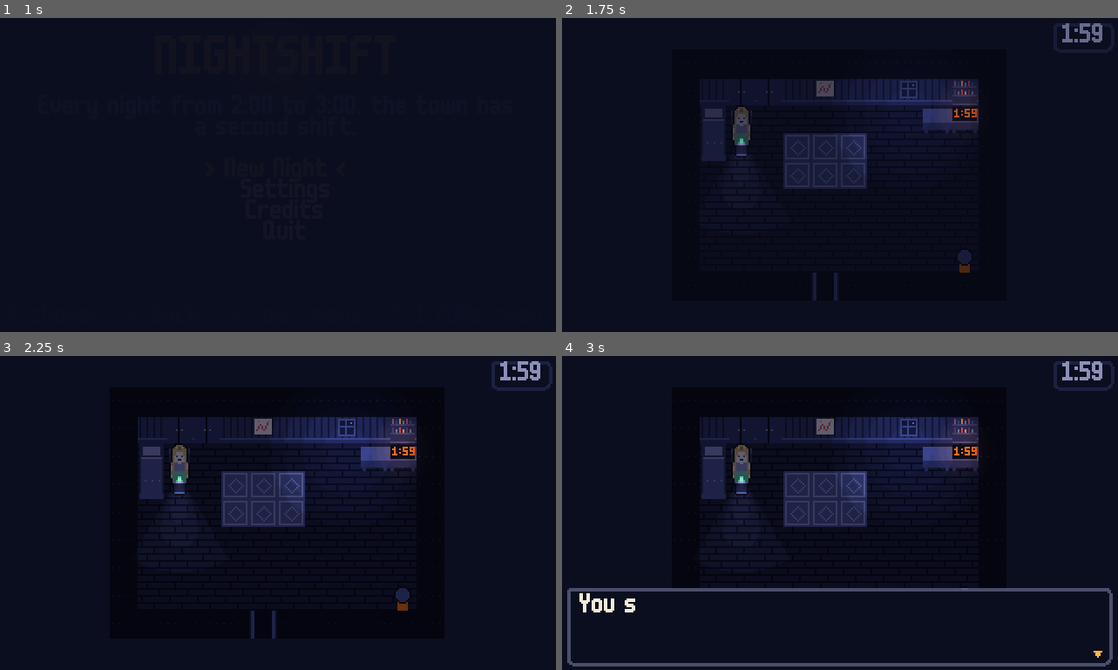
Above: before the commit, frames 1-4 (two rows, left to right).
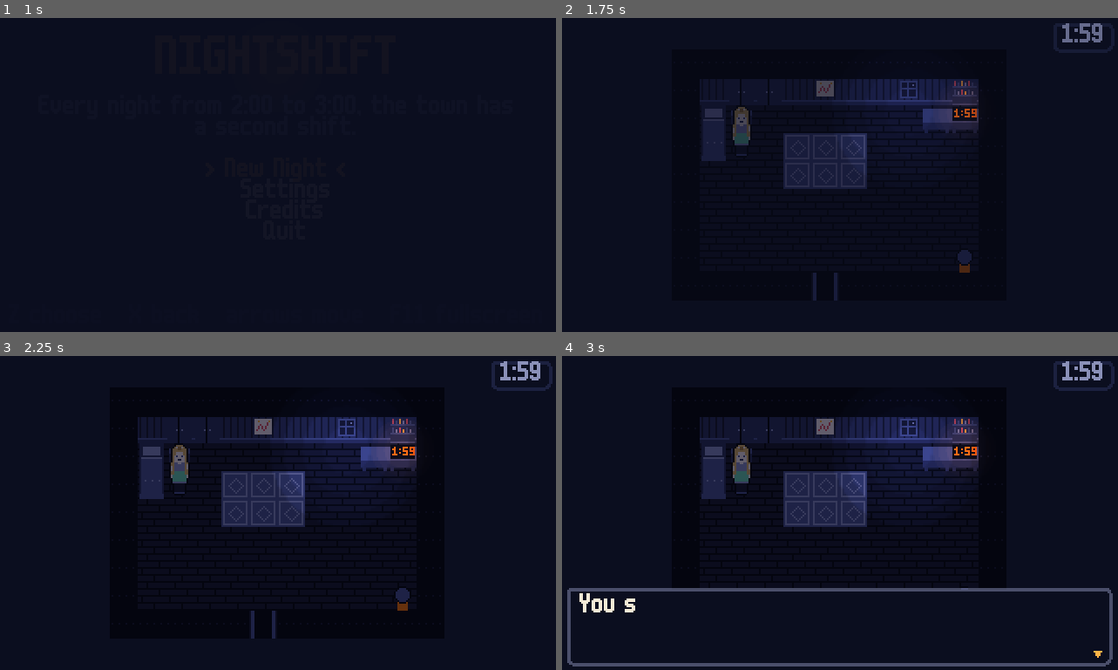
Above: after the commit, the same moments.

Repository: bryanwoods/nightshift
Game: Godot game, scene res://src/ui/title_screen.tscn
The game is run twice, just before and just after one commit, with the same random seed, the same clock (stepped at 60 frames per second) and the same inputs.
Inputs (mouse positions are in pixels of both pictures, inside the frame that each line leads up to):
- Up to frame 1 (1 s): tap Enter at 0.5 s; move the mouse to (400, 159) at 0.52 s; hold Right (move_right) from 0.53 s (still down); hold Z (confirm) from 0.53 s (still down); click (400, 159) at 0.67 s; tap Space at 0.77 s
- Up to frame 2 (1.75 s): move the mouse to (728, 190) at 1.27 s; release Right (move_right) at 1.28 s; release Z (confirm) at 1.28 s; hold Down (move_down) from 1.28 s (still down); tap R (rewind) at 1.35 s; tap Space at 1.52 s
- Up to frame 3 (2.25 s): move the mouse to (333, 443) at 2.02 s; release Down (move_down) at 2.03 s; hold Right (move_right) from 2.03 s (still down); tap Enter at 2.1 s
- Up to frame 4 (3 s): tap Z (confirm) at 2.75 s; move the mouse to (812, 575) at 2.77 s; release Right (move_right) at 2.78 s; hold Up (move_up) from 2.78 s (still down); tap Shift at 2.85 s; click (812, 575) at 2.92 s

Frame 1 is identical in both runs. In frame 2, less than 0.1% of the frame differs, in the area x 31-34%, y 38-45%; in frame 3, 0.2%, in the area x 30-34%, y 38-54%; in frame 4, 0.2%.

Commit message:
Hide an alley behind a wall that only the flashlight opens
The town had nothing to find. The design asks for one secret that a
player who never uses the flashlight never sees.

A room entity of type false_wall sits on a wall tile. In the dark it
is that wall and it is solid. Inside the flashlight beam, 56 px and 60
degrees as the cone texture draws it, the room swaps in its gap tile,
which is walkable, and walking in works like a door. It stays open
while Tadzio stands in it. There is no label and no marker. The
flashlight now starts off every night, and the bedroom names its key
once.

Behind a false wall on Main Street is alley_1: a dead end with a lamp
that lights without Wick, and the one with no job, which shows no
name tag in the fight (name_tag false). It has 24 Patience, three
patterns with a dark one, and 15 hours. Its Help steps are three
questions it asks, and any answer counts. Every outcome leaves a key
to nothing, and with respawn never the alley stays quiet afterward.

The new alley route of the autotest bot checks that the wall stays
solid with the flashlight off, opens with it on, and that the key and
the quiet alley last into the next night after a save at the alley
lamp. All twelve routes pass.

Co-Authored-By: Claude Opus 5.5 <noreply@anthropic.com>

Diff:
--- a/data/dialogue/_speakers.json
+++ b/data/dialogue/_speakers.json
@@ -10,6 +10,7 @@
     "curfew": { "name": "Curfew", "pitch": 0.4 },
     "window_washer": { "name": "The Window Washer", "pitch": 1.1 },
     "puddle_keeper": { "name": "The Puddle Keeper", "pitch": 0.9 },
+    "no_job": { "name": "", "pitch": 0.3 },
     "fridge": { "name": "", "pitch": 0.5 }
   }
 }
--- /dev/null
+++ b/data/dialogue/alley.json
@@ -0,0 +1,45 @@
+{
+  "id": "alley",
+  "todo": "TODO(Tadzio): every line here is a placeholder. Do not explain the one with no job.",
+  "dialogues": {
+    "alley_crate": {
+      "lines": [ { "text": "A crate with no label. Everything else in this town has a label." } ]
+    },
+    "no_job_approach": {
+      "lines": [ { "text": "At the end of the alley, something is standing very still. It is awake." } ]
+    },
+    "no_job_intro": {
+      "lines": [ { "speaker": "no_job", "text": "..." } ]
+    },
+    "no_job_q1": {
+      "lines": [
+        { "speaker": "no_job", "text": "What is your job?",
+          "choices": [ { "text": "I don't have one." }, { "text": "Helping, I think." } ] }
+      ]
+    },
+    "no_job_q2": {
+      "lines": [
+        { "speaker": "no_job", "text": "Who gave it to you?",
+          "choices": [ { "text": "Nobody." }, { "text": "Wick." } ] }
+      ]
+    },
+    "no_job_q3": {
+      "lines": [
+        { "speaker": "no_job", "text": "What time is it?",
+          "choices": [ { "text": "Two." }, { "text": "I don't know anymore." } ] }
+      ]
+    },
+    "no_job_satisfied": {
+      "lines": [ { "speaker": "no_job", "text": "..." } ]
+    },
+    "no_job_spared": {
+      "lines": [ { "text": "It steps back into the dark, and the dark keeps it." } ]
+    },
+    "no_job_key": {
+      "lines": [
+        { "text": "Where it stood, there is a key. It doesn't fit anything you know of." },
+        { "text": "You got a key to nothing." }
+      ]
+    }
+  }
+}
--- a/data/dialogue/home.json
+++ b/data/dialogue/home.json
@@ -9,7 +9,8 @@
         { "cmd": "wait", "seconds": 0.8 },
         { "text": "You sit up in bed. You are not sure why." },
         { "text": "The clock radio says 1:59. It has said 1:59 for a while now." },
-        { "speaker": "tadzio", "text": "Huh." }
+        { "speaker": "tadzio", "text": "Huh." },
+        { "text": "Your flashlight is in your pajama pocket. {menu} turns it on and off." }
       ]
     },
     "bedroom_wake_again": {
--- a/data/items.json
+++ b/data/items.json
@@ -5,6 +5,7 @@
     "squeaky_cloth": { "name": "Squeaky cloth", "block": true, "use_text": "You hold up the squeaky cloth. The next hit slides off." },
     "jar_of_puddle": { "name": "Jar of puddle", "awake": 5, "use_text": "You splash your face with the jar of puddle. +5 Awake." },
     "pocket_watch": { "name": "Pocket watch" },
-    "punch_card": { "name": "Punch card" }
+    "punch_card": { "name": "Punch card" },
+    "key_to_nothing": { "name": "A key to nothing" }
   }
 }
--- /dev/null
+++ b/data/rooms/alley_1.json
@@ -0,0 +1,33 @@
+{
+  "id": "alley_1",
+  "todo": "TODO(Tadzio): what is in this alley? Keep it unexplained in the game.",
+  "tileset": "town_night",
+  "legend": {
+    "R": "roof", "S": "shop_wall", ".": "cobble", "L": "lamp_post", "c": "crate", "g": "alley_gap"
+  },
+  "layout": [
+    "RRRRRRRR",
+    "SSSSSSSS",
+    "S..c...S",
+    "S.L....S",
+    "S......S",
+    "S.....cS",
+    "SSSgSSSS"
+  ],
+  "spawns": { "default": [3, 5, "up"], "street": [3, 5, "up"] },
+  "entities": [
+    { "type": "door", "x": 3, "y": 6, "to": "street_main", "spawn": "alley", "minutes": 1 },
+    { "type": "lamp", "id": "alley", "x": 2, "y": 3, "light": "alley_lamp", "wick": false },
+    { "type": "encounter", "worker": "no_job", "x": 4, "y": 2, "facing": "down", "respawn": "never", "radius": 2,
+      "approach": "no_job_approach",
+      "after": { "satisfied": "no_job_key", "spared": "no_job_key", "finished": "no_job_key" } },
+    { "type": "inspect", "x": 3, "y": 2, "dialogue": "alley_crate" },
+    { "type": "inspect", "x": 6, "y": 5, "dialogue": "alley_crate" }
+  ],
+  "lights": [
+    { "id": "alley_lamp", "x": 2, "y": 3, "radius": 40, "on": false }
+  ],
+  "ambient": 0.2,
+  "music": "none",
+  "companion": true
+}
--- a/data/rooms/street_main.json
+++ b/data/rooms/street_main.json
@@ -17,10 +17,11 @@
     ".....L......m.......L.......",
     "hhhhThhhhhhhhhThhhhhhhhhThhh"
   ],
-  "spawns": { "default": [1, 4, "right"], "west": [1, 4, "right"], "east": [26, 4, "left"] },
+  "spawns": { "default": [1, 4, "right"], "west": [1, 4, "right"], "east": [26, 4, "left"], "alley": [21, 2, "down"] },
   "entities": [
     { "type": "door", "x": 0, "y": 2, "h": 6, "to": "street_maple", "spawn": "east", "minutes": 3 },
     { "type": "door", "x": 27, "y": 2, "h": 6, "to": "depot_exterior", "spawn": "west", "minutes": 3 },
+    { "type": "false_wall", "x": 21, "y": 1, "tile": "alley_gap", "to": "alley_1", "spawn": "street", "minutes": 1 },
 
     { "type": "inspect", "x": 12, "y": 1, "dialogue": "inspect_bakery_door" },
     { "type": "inspect", "x": 11, "y": 1, "dialogue": "inspect_bakery_door" },
--- a/data/tilesets.json
+++ b/data/tilesets.json
@@ -27,7 +27,7 @@
                 "hedge", "tree", "fence", "gate", "lamp_post", "mailbox", "bench", "shop_wall",
                 "shop_window_lit", "shop_window", "bakery_door", "bakery_sign", "cobble", "tower", "tower_face", "fountain",
                 "depot_wall", "rolling_door", "side_door", "side_door_closed", "punch_clock", "crate", "flowerbed", "ladder_broken",
-                "path", "back_door", "porch", "house_door_bread", "bread_cart", "puddle"],
+                "path", "back_door", "porch", "house_door_bread", "bread_cart", "puddle", "alley_gap"],
       "solid": ["roof", "house_wall", "house_window", "house_door", "hedge", "tree", "fence", "lamp_post",
                 "mailbox", "bench", "shop_wall", "shop_window_lit", "shop_window", "bakery_door", "bakery_sign",
                 "tower", "tower_face", "fountain", "depot_wall", "rolling_door", "side_door_closed", "punch_clock",
--- /dev/null
+++ b/data/workers/no_job.json
@@ -0,0 +1,34 @@
+{
+  "id": "no_job",
+  "todo": "TODO(Tadzio): who is this? Name, look, and what it wants. The game never explains it.",
+  "name": "the one with no job",
+  "job": "",
+  "name_tag": false,
+  "sprite": "no_job",
+  "patience": 24,
+  "hours": 15,
+  "hit_damage": 3,
+  "patterns": [
+    { "type": "drift", "duration": 5, "count": 7, "speed": 40, "turn_rate": 1.4, "sprite": "note" },
+    { "type": "ring", "duration": 5, "rings": 3, "speed": 46, "gap_angle": 45, "arena": [150, 96] },
+    { "type": "dark", "duration": 5, "inner": { "type": "sweep", "bars": 3, "gap_px": 24, "speed": 66, "from": "both" } }
+  ],
+  "task": {
+    "title": "Answer it",
+    "steps": [
+      { "label": "Its first question", "line": "no_job_q1" },
+      { "label": "Its second question", "line": "no_job_q2" },
+      { "label": "Its third question", "line": "no_job_q3" }
+    ]
+  },
+  "dialogue": {
+    "intro": "no_job_intro",
+    "satisfied": "no_job_satisfied",
+    "spared": "no_job_spared"
+  },
+  "rewards": {
+    "satisfied": { "item": "key_to_nothing" },
+    "spared": { "item": "key_to_nothing" },
+    "finished": { "item": "key_to_nothing" }
+  }
+}
--- a/dev/autotest_bot.gd
+++ b/dev/autotest_bot.gd
@@ -1,7 +1,7 @@
 extends Node
 ## Plays Night 1 by itself and checks the clock, flags and rooms on the way.
 ## Routes: help (default), hustle, clock (run out the clock before the square), asleep, forget,
-## finish, encounters.
+## finish, encounters, alley.
 ## Run:  godot --path . res://dev/autotest.tscn -- route=help shots=/tmp/shots
 ## Screenshots need a window (no --headless). Prints AUTOTEST PASS or AUTOTEST FAIL and quits.
 
@@ -50,6 +50,9 @@
 		return
 	if route == "encounters":
 		await _encounters_route()
+		return
+	if route == "alley":
+		await _alley_route()
 		return
 	await _shot("01_bedroom")
 	_expect(NightClock.text() == "1:59", "clock reads 1:59 in the bedroom, got " + NightClock.text())
@@ -316,6 +319,59 @@
 	await _until(func() -> bool: return Game.in_battle, 15.0)
 	_expect(Game.seen.has("unbaker_approach_angry"), "night 2: the Un-Baker is angry")
 	await _until(func() -> bool: return not Game.in_battle, 120.0)
+	_finish()
+
+
+## Item 4: with the flashlight off, the gap on Main Street is a wall. With it on, the gap opens.
+## Behind it: fight the one with no job, save at the alley lamp, and keep the key next night.
+func _alley_route() -> void:
+	Game.set_flag("met_wick")
+	Game.set_flag("wick_joined")
+	NightClock.set_minute(0)
+	_expect(not Game.flashlight, "the flashlight starts off")
+	Game.go_to_room("street_main", "west", 0)
+	await _room("street_main")
+	var r := _cur_room()
+	var wall := Vector2i(21, 1)
+	await _walk(21, 2)
+	await _press_for("move_up", 0.6)
+	await _wait(0.2)
+	_expect(Game.room_id == "street_main" and r.tiles.get_cell_atlas_coords(wall) == r._tile_index["shop_wall"], "flashlight off: the gap is a solid wall, Tadzio stays on Main Street")
+	await _walk(21, 4)
+	r.player.face(Vector2.UP)
+	await _wait(0.2)
+	await _shot("wall_dark")
+	await _tap("menu")
+	await _wait(0.2)
+	await _shot("wall_lit")
+	_expect(Game.flashlight and r.tiles.get_cell_atlas_coords(wall) == r._tile_index["alley_gap"], "flashlight on and pointed at it: the gap opens")
+	Input.action_press("move_up")
+	await _until(func() -> bool: return Game.room_id == "alley_1", 5.0)
+	Input.action_release("move_up")
+	await _room("alley_1")
+	await _shot("alley")
+	DialogueRunner.autoplay_fight = "help"
+	await _walk(4, 4)
+	await _until(func() -> bool: return Game.in_battle, 15.0)
+	await _wait(3.0)
+	await _shot("no_job")
+	await _until(func() -> bool: return not Game.in_battle, 120.0)
+	await _idle()
+	_expect(Game.has_flag("friend_no_job") and "key_to_nothing" in Game.items, "helped the one with no job and got the key to nothing")
+	_cur_room().interact(_target_at(2, 3))
+	await _idle()
+	_expect(Game.seen.has("lamp_lit") and Game.has_flag("lamp_alley"), "the alley lamp lights without Wick")
+	_expect("key_to_nothing" in SaveManager.committed.get("items", []), "the save in the alley keeps the key")
+	NightClock.add(60)
+	await _wake()
+	Game.start_night(false)
+	await _room("bedroom")
+	_expect("key_to_nothing" in Game.items, "night 2: the key is still in Tadzio's pocket")
+	NightClock.set_minute(0)
+	Game.go_to_room("alley_1", "street", 0)
+	await _room("alley_1")
+	_expect(not _cur_room().entity_by_id("no_job").active, "night 2: the alley is quiet")
+	_expect(_cur_room().lights["alley_lamp"].enabled, "night 2: the alley lamp is still lit")
 	_finish()
 
 
--- a/src/autoload/game.gd
+++ b/src/autoload/game.gd
@@ -270,7 +270,7 @@
 			flags.erase(f)
 	playtest("night_start", {"night": night, "new_game": new_game})
 	lights.clear()
-	flashlight = true
+	flashlight = false
 	night_over = false
 	in_battle = false
 	busy = true
--- a/src/battle/battle.gd
+++ b/src/battle/battle.gd
@@ -620,8 +620,9 @@
 		_glow.position = _worker_base - Vector2(0, tex.get_height() / 8.0)
 		_root.add_child(_glow)
 		_root.add_child(_worker_sprite)
-	_header.append(_label(Vector2(6, 2), str(worker.get("name", worker_id)), "moon"))
-	_header.append(_label(Vector2(6, 15), str(worker.get("job", "")), "fog", 126))
+	var tag := bool(worker.get("name_tag", true))
+	_header.append(_label(Vector2(6, 2), str(worker.get("name", worker_id)) if tag else "", "moon"))
+	_header.append(_label(Vector2(6, 15), str(worker.get("job", "")) if tag else "", "fog", 126))
 	_task_label = _label(Vector2(190, 21), "", "wake", 124)
 	_task_label.horizontal_alignment = HORIZONTAL_ALIGNMENT_RIGHT
 	_arena = Arena.new()
--- a/src/overworld/entity.gd
+++ b/src/overworld/entity.gd
@@ -1,11 +1,12 @@
 class_name Entity
 extends Node2D
 ## One thing in a room: an npc, an inspect spot, a door, a trigger, a hold spot, a lamp, or an
-## encounter (a worker at their post who fights when you come close).
+## encounter (a worker at their post who fights when you come close), or a false wall (a wall
+## that opens inside the flashlight beam and leads to a secret room).
 ## Positions in room files are tile coordinates. NPC positions are their feet.
 
 const ROWS := {"down": 0, "up": 1, "left": 2, "right": 3}
-const KINDS: PackedStringArray = ["npc", "inspect", "door", "trigger", "hold", "lamp", "encounter"]
+const KINDS: PackedStringArray = ["npc", "inspect", "door", "trigger", "hold", "lamp", "encounter", "false_wall"]
 
 var kind: String = ""
 var data: Dictionary = {}
--- a/src/overworld/room.gd
+++ b/src/overworld/room.gd
@@ -8,6 +8,9 @@
 const DIR := "res://data/rooms/"
 const VIEW := Vector2(320, 180)
 const ATLAS_COLUMNS := 8
+## The flashlight cone texture: 56 px long, 60 degrees wide.
+const BEAM_LENGTH := 56.0
+const BEAM_HALF_ANGLE := 30.0
 
 var id: String = ""
 var data: Dictionary = {}
@@ -274,6 +277,22 @@
 		DialogueRunner.run("lamp_lit_wick" if needs_wick else "lamp_lit")
 
 
+## A false wall shows its gap tile while the flashlight beam covers it, or while Tadzio stands
+## in it, and the room's own wall tile the rest of the time. Only the gap tile is walkable.
+func _update_false_walls() -> void:
+	var origin := player.position + player.flashlight.position
+	for e in entities:
+		if e.kind != "false_wall" or not e.active:
+			continue
+		var c := Vector2i(int(e.data.get("x", 0)), int(e.data.get("y", 0)))
+		var v := e.rect.get_center() - origin
+		var lit := player.flashlight.enabled and v.length() <= BEAM_LENGTH and absf(v.angle_to(player.facing)) <= deg_to_rad(BEAM_HALF_ANGLE)
+		var open := lit or e.rect.grow(4).has_point(player.position)
+		var name := str(e.data.get("tile", "")) if open else str(data.get("legend", {}).get(str(_layout[c.y])[c.x], ""))
+		if _tile_index.has(name) and tiles.get_cell_atlas_coords(c) != _tile_index[name]:
+			tiles.set_cell(c, 0, _tile_index[name])
+
+
 func _physics_process(_delta: float) -> void:
 	if player == null or Game.busy or Game.in_battle or Game.night_over or DialogueRunner.is_active():
 		return
@@ -286,7 +305,7 @@
 				_encounter(e)
 				return
 			continue
-		if not e.active or not (e.kind == "door" or e.kind == "trigger"):
+		if not e.active or not e.kind in ["door", "trigger", "false_wall"]:
 			continue
 		if not e.rect.has_point(p):
 			e.armed = true
@@ -294,7 +313,7 @@
 		if not e.armed:
 			continue
 		e.armed = false
-		if e.kind == "door":
+		if e.kind != "trigger":
 			var minutes := int(e.data.get("minutes", NightClock.cost("door")))
 			Game.go_to_room(str(e.data.get("to", "")), str(e.data.get("spawn", "default")), minutes, e.dialogue)
 		else:
@@ -314,6 +333,8 @@
 		pl.energy = float(_light_base[lid]) * (1.0 + 0.02 * sin(_time * 7.0 + pl.position.x) * sin(_time * 2.3))
 	_update_camera()
 	_update_overlay()
+	if player:
+		_update_false_walls()
 	if _shake_t > 0.0:
 		_shake_t -= delta
 		camera.offset = Vector2(randf_range(-1, 1), randf_range(-1, 1)) * _shake_amp if _shake_t > 0 else Vector2.ZERO
--- a/src/validator.gd
+++ b/src/validator.gd
@@ -74,7 +74,9 @@
 			Game.report(file, where + ".type", "\"%s\" must be one of %s" % [kind, ", ".join(Entity.KINDS)])
 		_in_bounds(file, where, [e.get("x", -1), e.get("y", -1)], size)
 		_gone_ids(file, where, e)
-		if kind == "door":
+		if kind == "false_wall" and not str(e.get("tile", "")) in tile_names:
+			Game.report(file, where + ".tile", "tile \"%s\" is not in tileset %s" % [e.get("tile", ""), ts])
+		if kind in ["door", "false_wall"]:
 			var to := str(e.get("to", ""))
 			if not spawns.has(to):
 				Game.report(file, where + ".to", "no room \"%s\"" % to)
Binary file added: assets/sprites/no_job.png
Not shown, added: assets/sprites/no_job.png.import
Binary file changed: assets/tiles/town_night.png
Not shown, changed: DEV.md
Not shown, changed: SPEC.md
